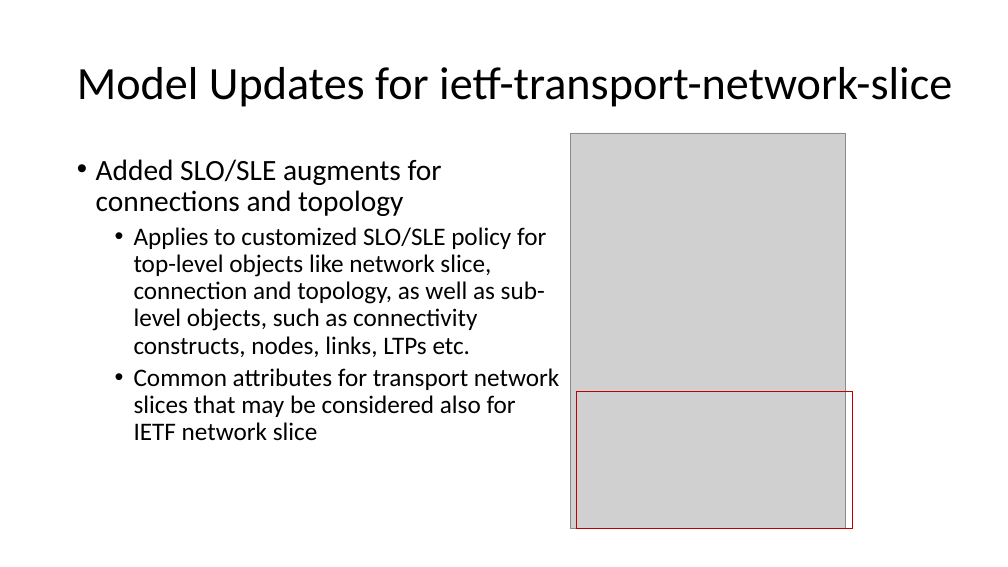
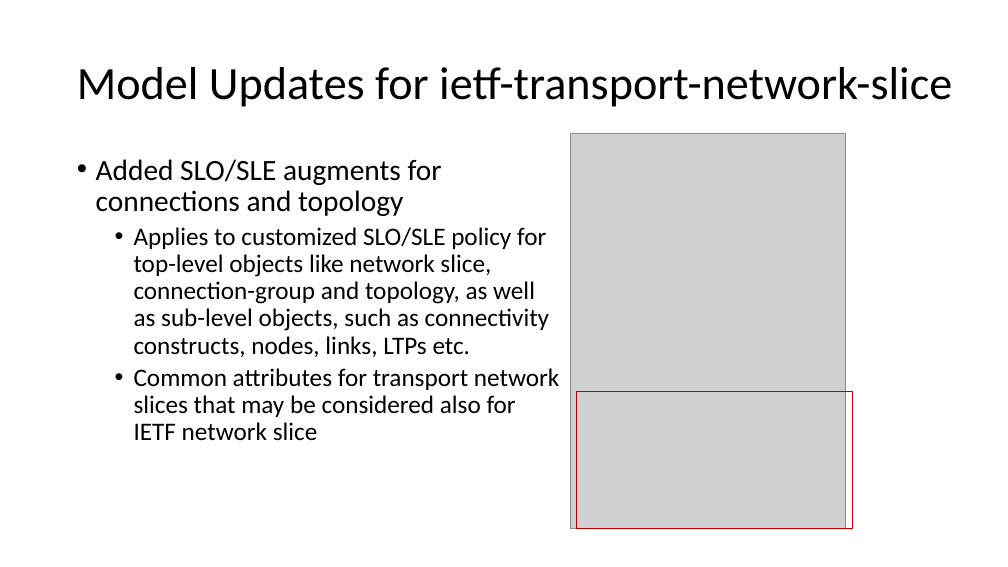
Before and after one commit to aguoietf/ietf-ccamp-yang-otn-slicing, a slide deck: slide 4 of Meeting Materials/draft-ietf-ccamp-yang-otn-slicing-03.pptx. Drawn at 1008x567 pixels with LibreOffice and Linux fonts; fonts in the diff are those of the drawing; grey boxes stand for pictures. Boxes give left, top, right and bottom in pixels: in the first picture for what was removed or moved away, otherwise in the second. Text is boxed around its words. In the diff, an @@ line names an element or a change of style, - is before the commit and + after.

Commit message:
update slides

```diff
--- a/Meeting Materials/draft-ietf-ccamp-yang-otn-slicing-03.pptx
+++ b/Meeting Materials/draft-ietf-ccamp-yang-otn-slicing-03.pptx
@@ text at (134,227,549,357): text changed @@
-  • Applies to customized SLO/SLE policy for top-level objects like network slice, connection and topology, as well as sub-level objects, such as connectivity constructs, nodes, links, LTPs etc.
+  • Applies to customized SLO/SLE policy for top-level objects like network slice, connection-group and topology, as well as sub-level objects, such as connectivity constructs, nodes, links, LTPs etc.
```
Also in this commit, not shown: 3 other slides changed.
